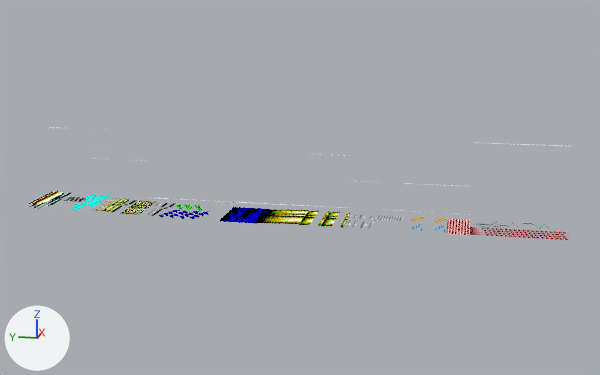
An edit to the Blender file holidaypixels/images/xmas/blender/xmas.blend, drawn before and after from the same camera.
Camera for both pictures: a 50 mm camera at (-6746.0, 866.0, 1954.0) aimed at (12.0, 2217.0, 265.0). The lights are fixed; the arrows at lower left show +X, +Y and +Z.
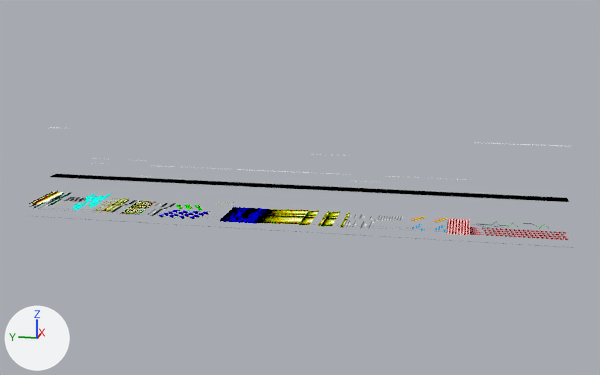
The change in detail:
Object 'strip boundaries' (ob_strip_boundaries) is now shown.

Pixel boxes (x1, y1, x2, y2) of what changed, in the pictures (600 x 375 px):
'strip boundaries', shown (black): after (36, 174, 573, 248)
